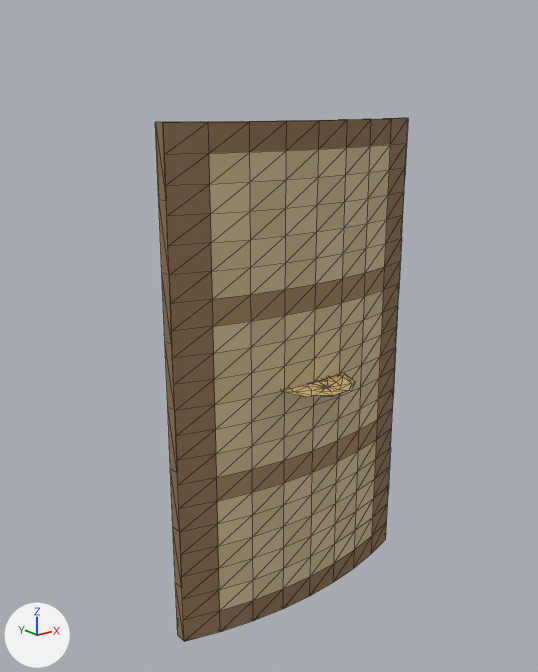
Two versions of the glTF model projects/World500BCE/game/gfx/models/gear_shield_ach.glb, one commit apart.
One viewpoint serves both versions: a 50 mm lens placed at (-0.454, -1.089, 1.568), pointed at (0.37, -0.059, 1.156). The lights are fixed; the arrows at lower left show +X, +Y and +Z. The picture after the commit comes second. Mesh edges are drawn as thin lines. Vertices at exactly the same position are counted once.

Objects in the first picture: 'gear_shield_spara_mesh'.
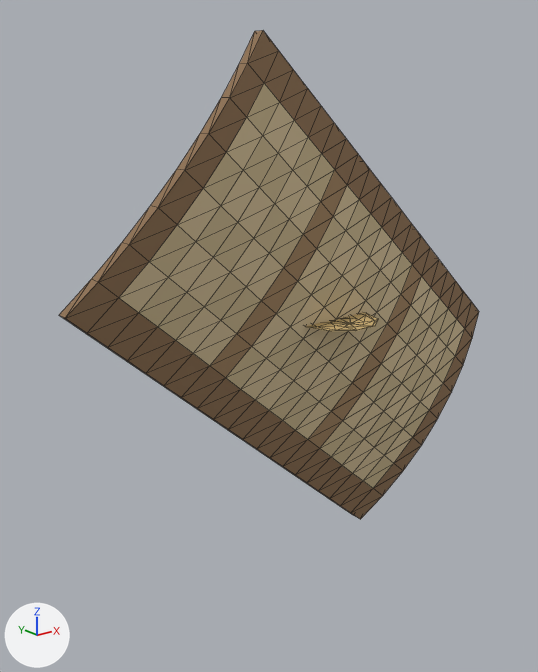
Pixel boxes (x1, y1, x2, y2) of what changed, in the pictures (538 x 672 px; the box of a moved part takes in the faces that stretch with it):
'gear_shield_spara_mesh', reshaped (66% wider, 6% shorter): before (155, 118, 408, 642); after (59, 30, 479, 520)
part 1 of me_gear_shield_spara, moved or reshaped: before (283, 373, 355, 397); after (305, 312, 378, 331)
part 2 of me_gear_shield_spara, moved or reshaped: before (155, 118, 408, 642); after (59, 30, 479, 520)

Edits to the bpy script that builds the scene:
```text
Change me_gear_shield_spara:
    used by ob_gear_shield_spara_mesh; location = (0.0, 0.0, 0.0)
    remove me_gear_shield_spara.from_pydata(...)  # 278 vertices, 482 faces; spans x 0.14..0.68, y -0.213..-0.035, z 0.62..1.54
    add me_gear_shield_spara.from_pydata(...)  # 278 vertices, 482 faces; spans x -0.04..0.945, y -0.223..-0.045, z 0.712..1.675
    me_gear_shield_spara part 1: the loose piece of 41 vertices spanning x 0.335..0.485, y -0.213..-0.071, z 1.08 is moved by (0.043, -0.01, 0.114)
    me_gear_shield_spara part 2: 229 of 278 vertices moved; they spanned x 0.14..0.68, y -0.141..-0.074, z 0.62..1.54 and now span x -0.04..0.945, y -0.151..-0.084, z 0.712..1.675; mean shift (0.043, -0.01, 0.114); largest move (0.68, -0.096, 0.62) -> (0.352, -0.106, 1.647)
    other edits to the shape of me_gear_shield_spara do not show in these pictures
```
